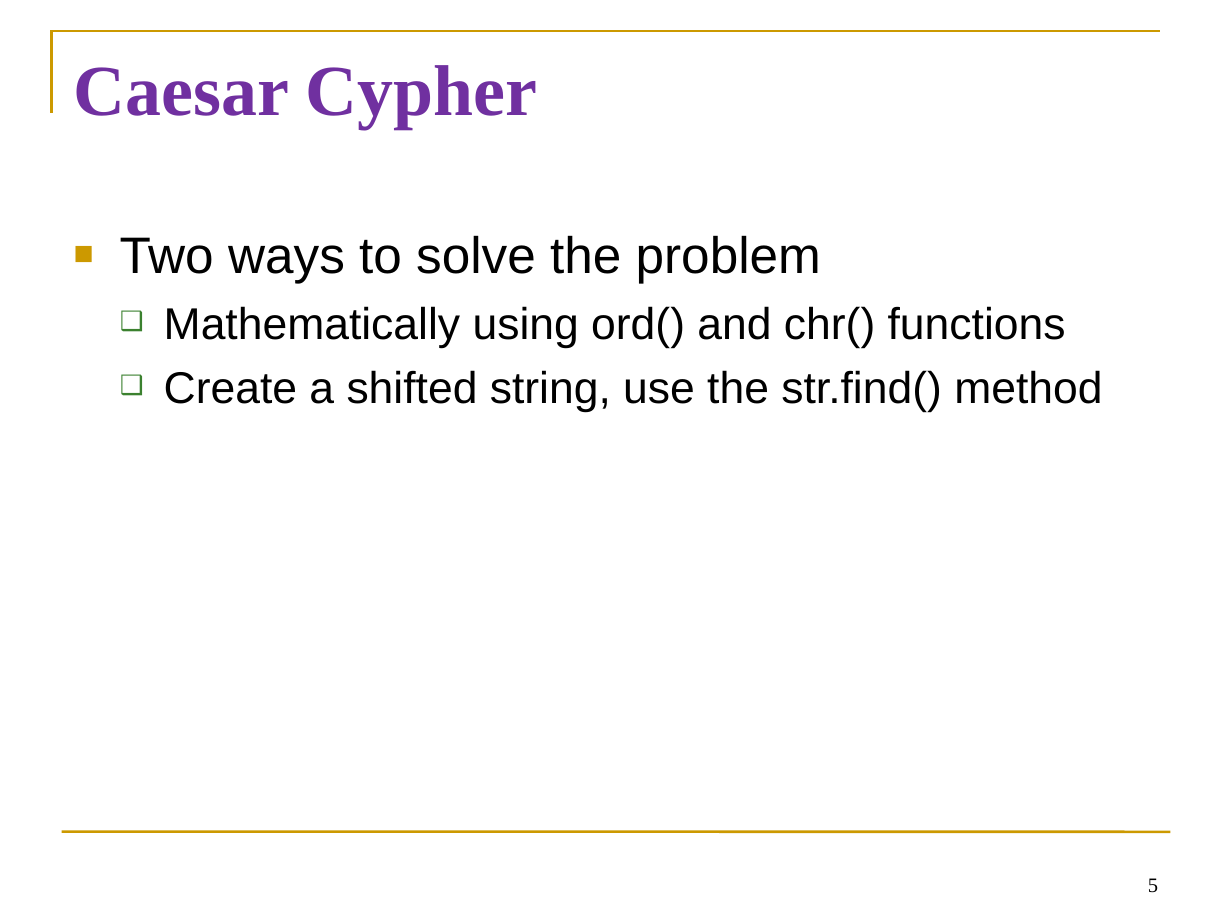
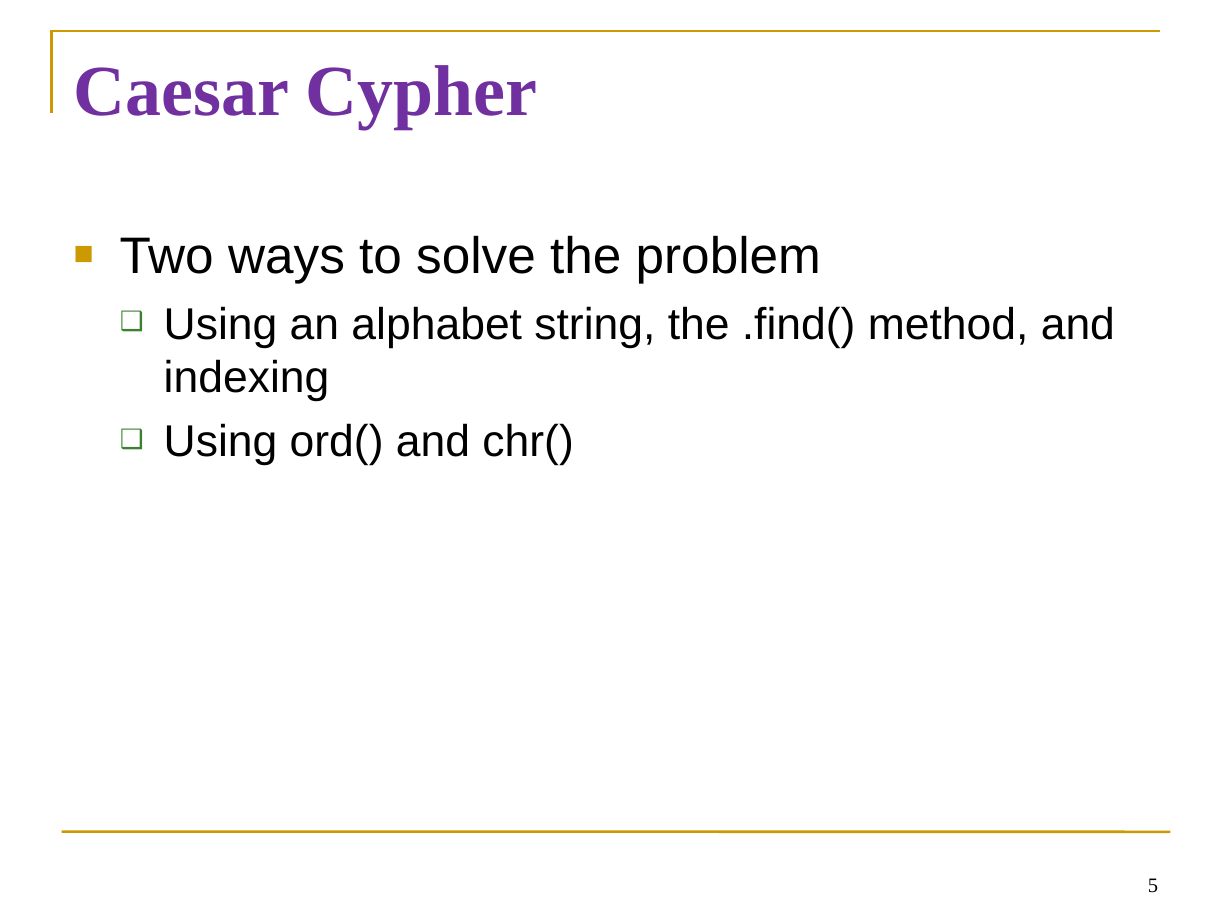
Before and after one commit to diesburg/teaching-intro-to-python-fall-2024, a slide deck: slide 5 of sessions/s19/s19.ppt. Drawn at 1232x924 pixels with LibreOffice and Linux fonts; fonts in the diff are those of the drawing. Boxes give left, top, right and bottom in pixels: in the first picture for what was removed or moved away, otherwise in the second. Text is boxed around its words. In the diff, an @@ line names an element or a change of style, - is before the commit and + after.

```diff
--- a/sessions/s19/s19.ppt
+++ b/sessions/s19/s19.ppt
@@ text at [164, 306, 1115, 466]: text changed @@
-  ❑ Mathematically using ord() and chr() functions
-  ❑ Create a shifted string, use the str.find() method
+  ❑ Using an alphabet string, the .find() method, and indexing
+  ❑ Using ord() and chr()
```
Also in this commit, not shown: 4 other slides changed, 2 slides added, 4 slides removed, 13 other files.
